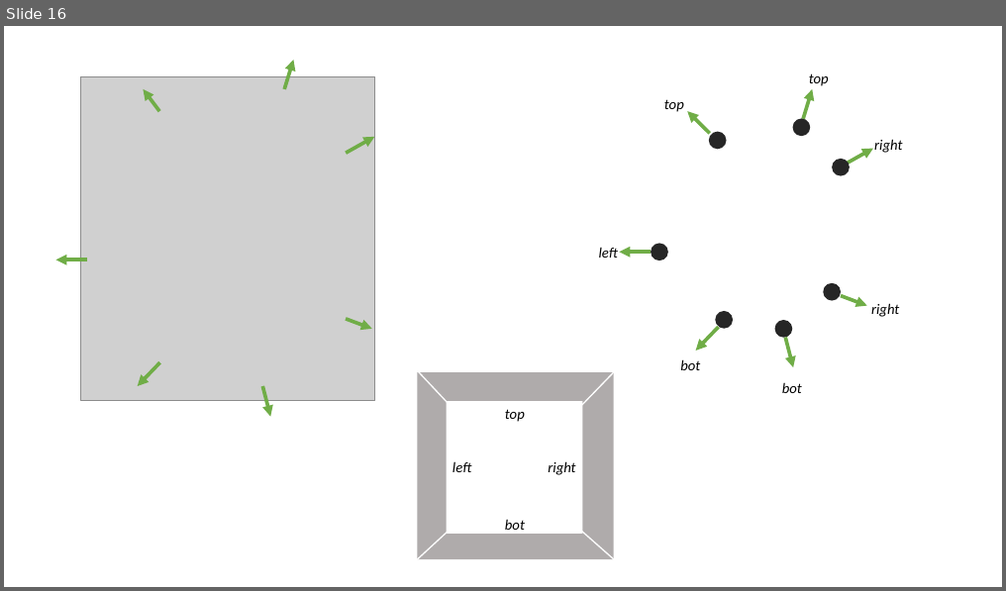
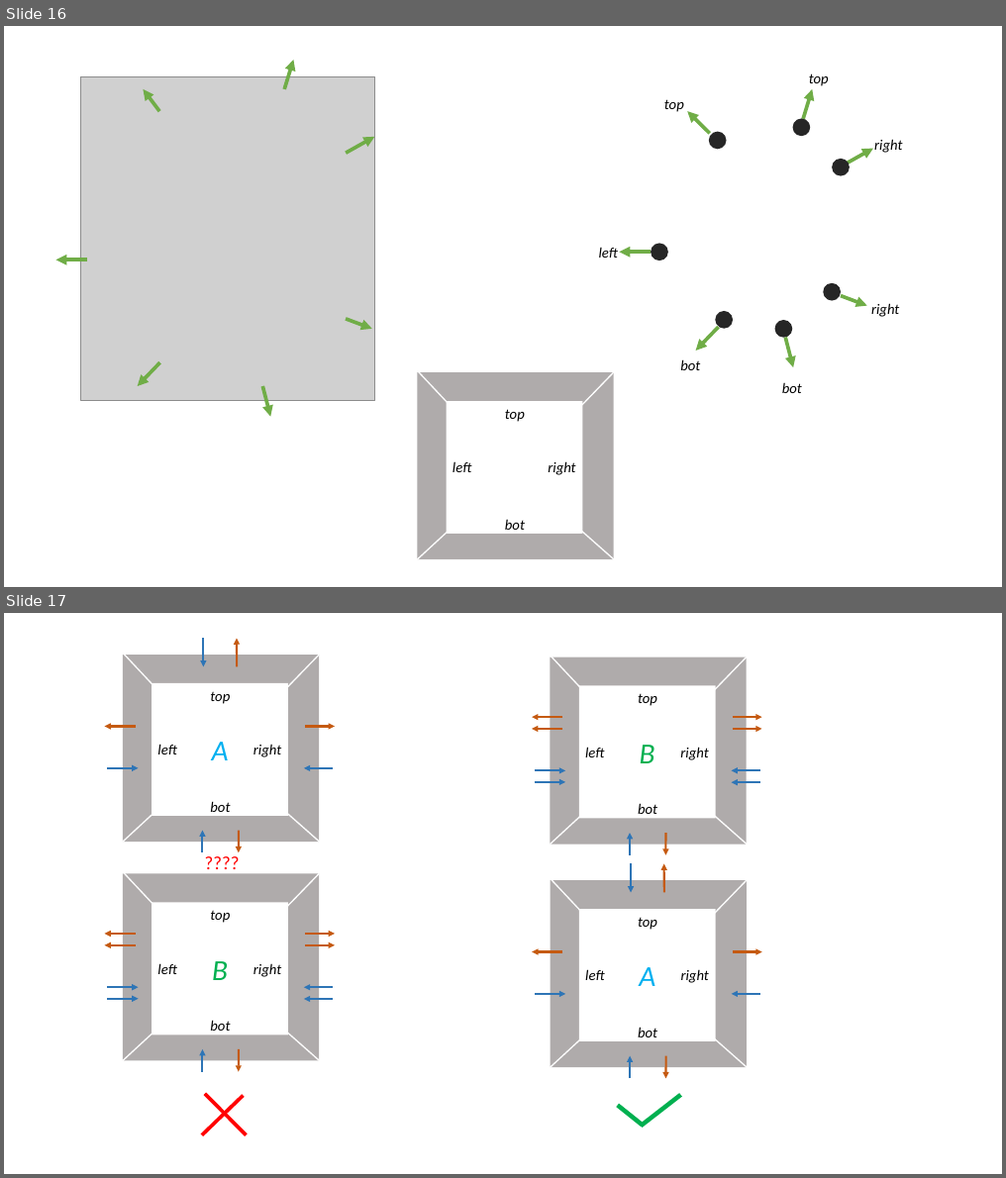
Before and after one commit to AugmentedDesignLab/junction-art, a slide deck: plan/road gen plan.pptx. Shown one above the other, each under a label of ours: slide 16 before the commit, slides 16 and 17 after it. The pictures are 1006x591 and 1006x1178 pixels, drawn with LibreOffice and Linux fonts; fonts in the diff are those of the drawing; grey boxes stand for pictures. Boxes give left, top, right and bottom in pixels: in the first picture for what was removed or moved away, otherwise in the second. Text is boxed around its words. In the diff, an @@ line names an element or a change of style, - is before the commit and + after.

```diff
--- a/plan/road gen plan.pptx
+++ b/plan/road gen plan.pptx
@@ slide 17 added at box(4, 613, 1002, 1174), background #FFFFFF @@
@@ group added at box(101, 630, 341, 861): 8 arrows, 4 lines, 4 texts, 2 rectangles @@
+A
+right
+left
+bot
+top
@@ group added at box(529, 633, 767, 863): 10 arrows, 4 lines, 4 texts, 2 rectangles @@
+B
+right
+left
+bot
+top
@@ text added at box(197, 848, 272, 878), 18 pt, text #FF0000 @@
+????
@@ group added at box(529, 856, 767, 1086): 8 arrows, 4 lines, 4 texts, 2 rectangles @@
+A
+right
+left
+bot
+top
@@ group added at box(101, 850, 341, 1079): 10 arrows, 4 lines, 4 texts, 2 rectangles @@
+B
+right
+left
+bot
+top
@@ line added from (243, 1096) to (202, 1136), #FF0000 3.5 pt @@
@@ line added from (246, 1136) to (205, 1094), #FF0000 3.5 pt @@
@@ line added from (618, 1106) to (643, 1125), #00B050 4.25 pt @@
@@ line added from (642, 1127) to (681, 1095), #00B050 4.25 pt @@
```
Also in this commit, not shown: 1 other slide added, 1 slide removed, 7 other files.
